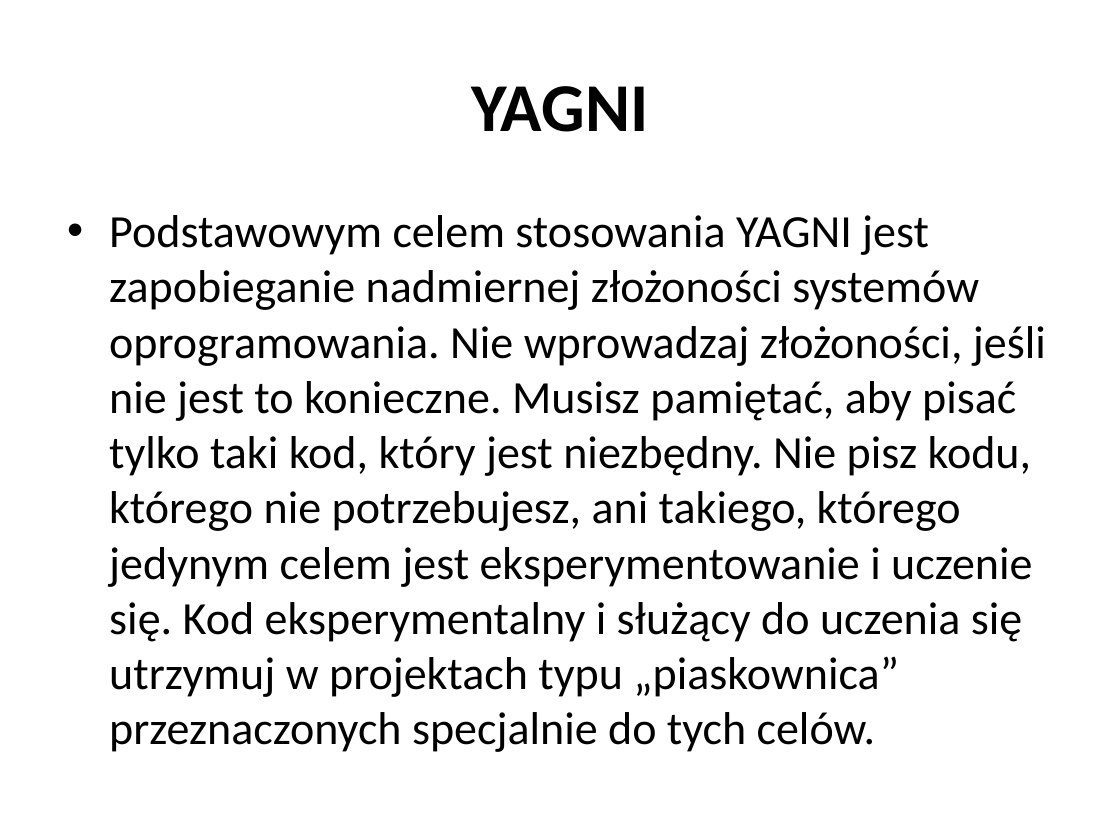
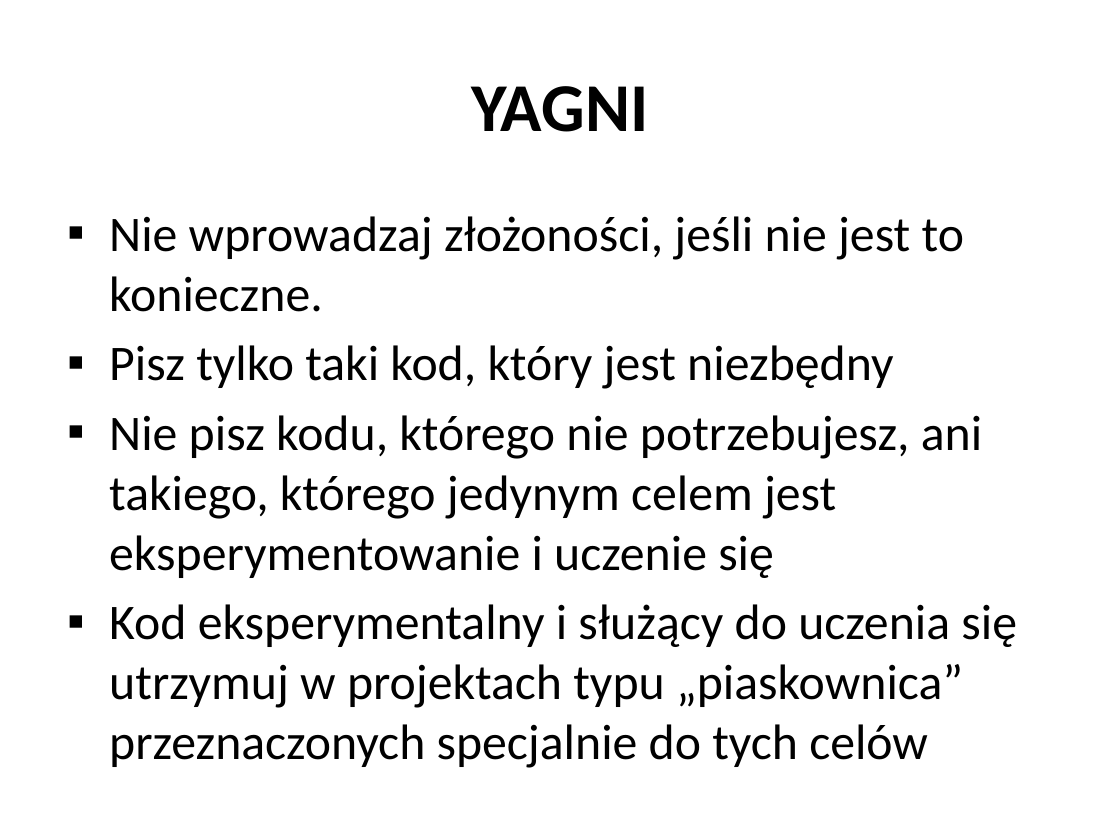
Before and after one commit to vantale/SOLID, a slide deck: slide 23 of CleanCode/Docs/Wprowadzenie do SOLID&CleanCode.pptx (slide 17 before the commit). Drawn at 1120x840 pixels with LibreOffice and Linux fonts; fonts in the diff are those of the drawing. Boxes give left, top, right and bottom in pixels: in the first picture for what was removed or moved away, otherwise in the second. Text is boxed around its words. In the diff, an @@ line names an element or a change of style, - is before the commit and + after.

```diff
--- a/CleanCode/Docs/Wprowadzenie do SOLID&CleanCode.pptx
+++ b/CleanCode/Docs/Wprowadzenie do SOLID&CleanCode.pptx
@@ text at bbox=[109, 216, 1017, 768]: text changed; size 29.6 to 32 pt @@
-• Podstawowym celem stosowania YAGNI jest zapobieganie nadmiernej złożoności systemów oprogramowania. Nie wprowadzaj złożoności, jeśli nie jest to konieczne. Musisz pamiętać, aby pisać tylko taki kod, który jest niezbędny. Nie pisz kodu, którego nie potrzebujesz, ani takiego, którego jedynym celem jest eksperymentowanie i uczenie się. Kod eksperymentalny i służący do uczenia się utrzymuj w projektach typu „piaskownica” przeznaczonych specjalnie do tych celów.
+▪ Nie wprowadzaj złożoności, jeśli nie jest to konieczne.
+▪ Pisz tylko taki kod, który jest niezbędny
+▪ Nie pisz kodu, którego nie potrzebujesz, ani takiego, którego jedynym celem jest eksperymentowanie i uczenie się
+▪ Kod eksperymentalny i służący do uczenia się utrzymuj w projektach typu „piaskownica” przeznaczonych specjalnie do tych celów
```
Also in this commit, not shown: 49 other slides changed, 15 slides added, 4 slides removed.
